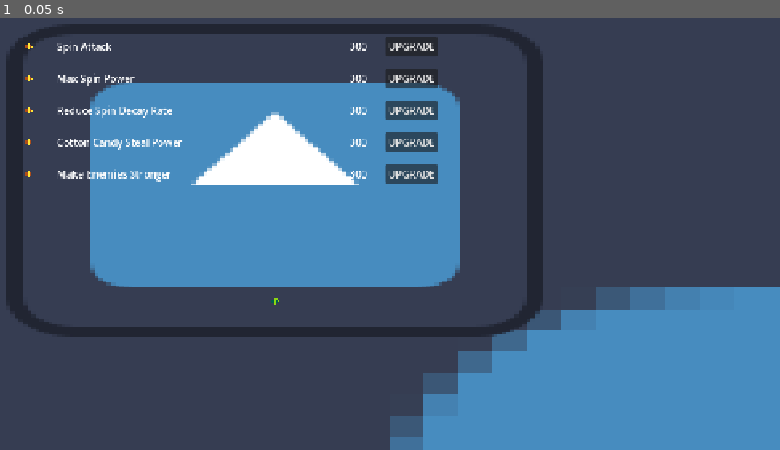
Above: before the commit, frame 1.
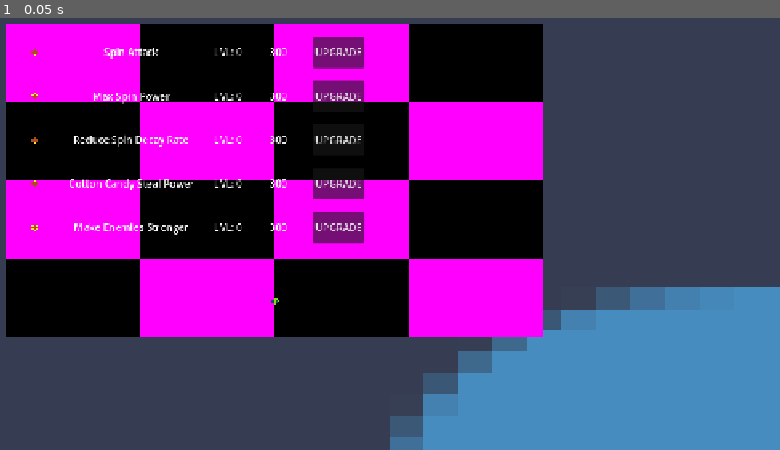
Above: after the commit, the same moment.

Repository: We-ALL-Play-Warthunder-Not-Just-Me/verySeriousSpinningCottonCandyGame
Game: Godot game, scene res://UI/UpgradeScreen.tscn
Two runs of this game, one before a commit and one after it. Both use one fixed random seed, a clock stepped at 60 frames per second and the inputs below. This scene is started directly instead of the project's main scene. The engine's default icon, where the game draws it, is replaced by a stand-in: a white triangle on a blue panel in a dark square.
Inputs:
- Up to frame 1 (0.05 s): no input

The runs differ from the first frame. In frame 1, 50% of the frame differs, in the area x 0-70%, y 1-74%.
Error before the commit: Invalid assignment of property or key 'disabled' with value of type 'bool' on a base object of type 'Nil'. (res://UI/upgrade_screen.gd:79)
Error after the commit: Invalid assignment of property or key 'disabled' with value of type 'bool' on a base object of type 'Nil'. (res://UI/upgrade_screen.gd:117)

Commit message:
clicking the buttons upgrades the stat

Diff:
--- a/UI/UpgradeScreen.tscn
+++ b/UI/UpgradeScreen.tscn
@@ -8,6 +8,8 @@
 [ext_resource type="Texture2D" uid="uid://dv6lfvem7h33e" path="res://Assets/Images/Very Serious Arrows1.png" id="3_slflh"]
 
 [sub_resource type="StyleBoxEmpty" id="StyleBoxEmpty_txwkd"]
+
+[sub_resource type="PlaceholderTexture2D" id="PlaceholderTexture2D_s4qug"]
 
 [node name="UpgradeScreen" type="Control" unique_id=2092567952]
 layout_mode = 3
@@ -41,7 +43,7 @@
 
 [node name="TextureRect" type="TextureRect" parent="backgroundthing/PanelContainer" unique_id=76969721]
 layout_mode = 2
-texture = ExtResource("1_slflh")
+texture = SubResource("PlaceholderTexture2D_s4qug")
 
 [node name="MarginContainer" type="MarginContainer" parent="backgroundthing/PanelContainer" unique_id=1124928967]
 layout_mode = 2
@@ -65,13 +67,28 @@
 stretch_mode = 3
 
 [node name="UpgradeName" type="Label" parent="backgroundthing/PanelContainer/MarginContainer/VBoxContainer/Spin Attack" unique_id=187829180]
-layout_mode = 2
-size_flags_horizontal = 2
+custom_minimum_size = Vector2(200, 50)
+custom_maximum_size = Vector2(200, 50)
+layout_mode = 2
+size_flags_horizontal = 0
 text = "Spin Attack"
+horizontal_alignment = 1
+vertical_alignment = 1
+
+[node name="Level" type="Label" parent="backgroundthing/PanelContainer/MarginContainer/VBoxContainer/Spin Attack" unique_id=812321590]
+custom_minimum_size = Vector2(50, 50)
+custom_maximum_size = Vector2(50, 50)
+layout_mode = 2
+size_flags_horizontal = 0
+text = "LVL: 0"
+horizontal_alignment = 1
+vertical_alignment = 1
 
 [node name="Cost" type="Label" parent="backgroundthing/PanelContainer/MarginContainer/VBoxContainer/Spin Attack" unique_id=210459808]
-layout_mode = 2
-size_flags_horizontal = 10
+custom_minimum_size = Vector2(50, 50)
+custom_maximum_size = Vector2(50, 50)
+layout_mode = 2
+size_flags_horizontal = 8
 text = "300"
 horizontal_alignment = 1
 vertical_alignment = 1
@@ -92,13 +109,28 @@
 stretch_mode = 3
 
 [node name="UpgradeName" type="Label" parent="backgroundthing/PanelContainer/MarginContainer/VBoxContainer/Max Spin Power" unique_id=300482865]
-layout_mode = 2
-size_flags_horizontal = 2
+custom_minimum_size = Vector2(200, 50)
+custom_maximum_size = Vector2(200, 50)
+layout_mode = 2
+size_flags_horizontal = 0
 text = "Max Spin Power"
+horizontal_alignment = 1
+vertical_alignment = 1
+
+[node name="Level" type="Label" parent="backgroundthing/PanelContainer/MarginContainer/VBoxContainer/Max Spin Power" unique_id=1231963509]
+custom_minimum_size = Vector2(50, 50)
+custom_maximum_size = Vector2(50, 50)
+layout_mode = 2
+size_flags_horizontal = 0
+text = "LVL: 0"
+horizontal_alignment = 1
+vertical_alignment = 1
 
 [node name="Cost" type="Label" parent="backgroundthing/PanelContainer/MarginContainer/VBoxContainer/Max Spin Power" unique_id=1424641796]
-layout_mode = 2
-size_flags_horizontal = 10
+custom_minimum_size = Vector2(50, 50)
+custom_maximum_size = Vector2(50, 50)
+layout_mode = 2
+size_flags_horizontal = 8
 text = "300"
 horizontal_alignment = 1
 vertical_alignment = 1
@@ -119,13 +151,28 @@
 stretch_mode = 3
 
 [node name="UpgradeName" type="Label" parent="backgroundthing/PanelContainer/MarginContainer/VBoxContainer/Reduce Spin Decay" unique_id=677693091]
+custom_minimum_size = Vector2(200, 50)
+custom_maximum_size = Vector2(200, 50)
 layout_mode = 2
 size_flags_horizontal = 2
 text = "Reduce Spin Decay Rate"
+horizontal_alignment = 1
+vertical_alignment = 1
+
+[node name="Level" type="Label" parent="backgroundthing/PanelContainer/MarginContainer/VBoxContainer/Reduce Spin Decay" unique_id=1801685744]
+custom_minimum_size = Vector2(50, 50)
+custom_maximum_size = Vector2(50, 50)
+layout_mode = 2
+size_flags_horizontal = 0
+text = "LVL: 0"
+horizontal_alignment = 1
+vertical_alignment = 1
 
 [node name="Cost" type="Label" parent="backgroundthing/PanelContainer/MarginContainer/VBoxContainer/Reduce Spin Decay" unique_id=220095722]
-layout_mode = 2
-size_flags_horizontal = 10
+custom_minimum_size = Vector2(50, 50)
+custom_maximum_size = Vector2(50, 50)
+layout_mode = 2
+size_flags_horizontal = 0
 text = "300"
 horizontal_alignment = 1
 vertical_alignment = 1
@@ -146,13 +193,28 @@
 stretch_mode = 3
 
 [node name="UpgradeName" type="Label" parent="backgroundthing/PanelContainer/MarginContainer/VBoxContainer/Cotton Candy Steal" unique_id=1647862426]
+custom_minimum_size = Vector2(200, 50)
+custom_maximum_size = Vector2(200, 50)
 layout_mode = 2
 size_flags_horizontal = 2
 text = "Cotton Candy Steal Power"
+horizontal_alignment = 1
+vertical_alignment = 1
+
+[node name="Level" type="Label" parent="backgroundthing/PanelContainer/MarginContainer/VBoxContainer/Cotton Candy Steal" unique_id=491743265]
+custom_minimum_size = Vector2(50, 50)
+custom_maximum_size = Vector2(50, 50)
+layout_mode = 2
+size_flags_horizontal = 0
+text = "LVL: 0"
+horizontal_alignment = 1
+vertical_alignment = 1
 
 [node name="Cost" type="Label" parent="backgroundthing/PanelContainer/MarginContainer/VBoxContainer/Cotton Candy Steal" unique_id=1964142979]
-layout_mode = 2
-size_flags_horizontal = 10
+custom_minimum_size = Vector2(50, 50)
+custom_maximum_size = Vector2(50, 50)
+layout_mode = 2
+size_flags_horizontal = 0
 text = "300"
 horizontal_alignment = 1
 vertical_alignment = 1
@@ -173,13 +235,28 @@
 stretch_mode = 3
 
 [node name="UpgradeName" type="Label" parent="backgroundthing/PanelContainer/MarginContainer/VBoxContainer/Stronger Enemies" unique_id=238134311]
+custom_minimum_size = Vector2(200, 50)
+custom_maximum_size = Vector2(200, 50)
 layout_mode = 2
 size_flags_horizontal = 2
 text = "Make Enemies Stronger"
+horizontal_alignment = 1
+vertical_alignment = 1
+
+[node name="Level" type="Label" parent="backgroundthing/PanelContainer/MarginContainer/VBoxContainer/Stronger Enemies" unique_id=978494286]
+custom_minimum_size = Vector2(50, 50)
+custom_maximum_size = Vector2(50, 50)
+layout_mode = 2
+size_flags_horizontal = 0
+text = "LVL: 0"
+horizontal_alignment = 1
+vertical_alignment = 1
 
 [node name="Cost" type="Label" parent="backgroundthing/PanelContainer/MarginContainer/VBoxContainer/Stronger Enemies" unique_id=1849835144]
-layout_mode = 2
-size_flags_horizontal = 10
+custom_minimum_size = Vector2(50, 50)
+custom_maximum_size = Vector2(50, 50)
+layout_mode = 2
+size_flags_horizontal = 0
 text = "300"
 horizontal_alignment = 1
 vertical_alignment = 1
--- a/UI/upgrade_screen.gd
+++ b/UI/upgrade_screen.gd
@@ -13,13 +13,20 @@
 @onready var CottonCandyStealcost: Label = $"backgroundthing/PanelContainer/MarginContainer/VBoxContainer/Cotton Candy Steal/Cost"
 @onready var StrongerEnemiescost: Label = $"backgroundthing/PanelContainer/MarginContainer/VBoxContainer/Stronger Enemies/Cost"
 
+@onready var levelSpinAttack: Label = $"backgroundthing/PanelContainer/MarginContainer/VBoxContainer/Spin Attack/Level"
+@onready var levelMaxSpinPower: Label = $"backgroundthing/PanelContainer/MarginContainer/VBoxContainer/Max Spin Power/Level"
+@onready var levelReduceSpinDecay: Label = $"backgroundthing/PanelContainer/MarginContainer/VBoxContainer/Reduce Spin Decay/Level"
+@onready var levelCottonCandySteal: Label = $"backgroundthing/PanelContainer/MarginContainer/VBoxContainer/Cotton Candy Steal/Level"
+@onready var levelStrongerEnemies: Label = $"backgroundthing/PanelContainer/MarginContainer/VBoxContainer/Stronger Enemies/Level"
+
 @onready var buttonSpinAttack: Button = $"backgroundthing/PanelContainer/MarginContainer/VBoxContainer/Spin Attack/Button"
 @onready var buttonMaxSpinPower: Button = $"backgroundthing/PanelContainer/MarginContainer/VBoxContainer/Max Spin Power/Button"
 @onready var buttonSpinDecay: Button = $"backgroundthing/PanelContainer/MarginContainer/VBoxContainer/Reduce Spin Decay/Button"
 @onready var buttonCottonCandySteal: Button = $"backgroundthing/PanelContainer/MarginContainer/VBoxContainer/Cotton Candy Steal/Button"
 @onready var buttonStrongerEnemies: Button = $"backgroundthing/PanelContainer/MarginContainer/VBoxContainer/Stronger Enemies/Button"
 
-var labelArray: Array[Label] = [SpinAttackcost, MaxSpincost, SpinDecaycost, CottonCandyStealcost, StrongerEnemiescost]
+var costLabelArray: Array[Label] = [SpinAttackcost, MaxSpincost, SpinDecaycost, CottonCandyStealcost, StrongerEnemiescost]
+var levelLabelArray : Array[Label] = [levelSpinAttack, levelMaxSpinPower, levelReduceSpinDecay, levelCottonCandySteal, levelStrongerEnemies]
 var basecostArray: Array[int] = [spinAttackBaseCost, maxSpinBaseCost, spinDecayBaseCost, cottonCandyStealBaseCost, strongerEnemiesBaseCost]
 var buttonArray: Array[Button] = [buttonSpinAttack, buttonMaxSpinPower, buttonSpinDecay, buttonCottonCandySteal, buttonStrongerEnemies]
 var maxLevelArray : Array[int] = [spinAttackMaxLevel, spinBaseMaxLevel, spinDecayMaxLevel, cottonCandyStealMaxLevel, strongerEnemiesMaxLevel]
@@ -33,12 +40,19 @@
 	for index: int in range(5):
 		disableButtonsWhenMaxLevel(buttonArray[index], matchIndexToUpgrade(index), maxLevelArray[index])
 		var tempcost: int = basecostArray[index] * (1 + matchIndexToUpgrade(index))
-		updateCostLabels(labelArray[index], tempcost)
+		updateCostLabels(costLabelArray[index], tempcost)
+		updateLevelLabels(levelLabelArray[index], matchIndexToUpgrade(index))
 
 var spinAttackBaseCost: int = 100
 var spinAttackMaxLevel: int = 3
 func buySpinAttack() -> void:
 	var cost: int
+	cost = spinAttackBaseCost * (1 + upgrades.SpinAttack)
+	if cottonCandy.cottonCandyBank >= cost:
+		upgrades.upgradeStat(upgrades.SpinAttack)
+		cottonCandy.removeCottonCandy(cost)
+	else:
+		print("Too Expensive")
 	cost = spinAttackBaseCost * (1 + upgrades.SpinAttack)
 	updateCostLabels(SpinAttackcost, cost)
 	disableButtonsWhenMaxLevel(buttonSpinAttack, upgrades.SpinAttack, spinAttackMaxLevel)
@@ -48,6 +62,12 @@
 func buyMaxSpin() -> void:
 	var cost: int
 	cost = maxSpinBaseCost * (1 + upgrades.MaxSpinPower)
+	if cottonCandy.cottonCandyBank >= cost:
+		upgrades.upgradeStat(upgrades.MaxSpinPower)
+		cottonCandy.removeCottonCandy(cost)
+	else:
+		print("Too Expensive")
+	cost = spinAttackBaseCost * (1 + upgrades.MaxSpinPower)
 	updateCostLabels(MaxSpincost, cost)
 	disableButtonsWhenMaxLevel(buttonMaxSpinPower, upgrades.MaxSpinPower, spinBaseMaxLevel)
 
@@ -56,6 +76,12 @@
 func buySpinDecay() -> void:
 	var cost: int
 	cost = spinDecayBaseCost * (1 + upgrades.ReduceSpinDecayRate)
+	if cottonCandy.cottonCandyBank >= cost:
+		upgrades.upgradeStat(upgrades.ReduceSpinDecayRate)
+		cottonCandy.removeCottonCandy(cost)
+	else:
+		print("Too Expensive")
+	cost = spinAttackBaseCost * (1 + upgrades.ReduceSpinDecayRate)
 	updateCostLabels(SpinDecaycost, cost)
 	disableButtonsWhenMaxLevel(buttonSpinDecay, upgrades.ReduceSpinDecayRate, spinDecayMaxLevel)
 
@@ -64,6 +90,12 @@
 func buyCottonCandySteal() -> void:
 	var cost: int
 	cost = cottonCandyStealBaseCost * (1 + upgrades.CottonCandyStealPower)
+	if cottonCandy.cottonCandyBank >= cost:
+		upgrades.upgradeStat(upgrades.CottonCandyStealPower)
+		cottonCandy.removeCottonCandy(cost)
+	else:
+		print("Too Expensive")
+	cost = spinAttackBaseCost * (1 + upgrades.CottonCandyStealPower)
 	updateCostLabels(CottonCandyStealcost, cost)
 	disableButtonsWhenMaxLevel(buttonCottonCandySteal, upgrades.CottonCandyStealPower, cottonCandyStealMaxLevel)
 
@@ -72,6 +104,12 @@
 func buyStrongerEnemies() -> void:
 	var cost: int
 	cost = strongerEnemiesBaseCost * (1 + upgrades.StrongerEnemies)
+	if cottonCandy.cottonCandyBank >= cost:
+		upgrades.upgradeStat(upgrades.StrongerEnemies)
+		cottonCandy.removeCottonCandy(cost)
+	else:
+		print("Too Expensive")
+	cost = spinAttackBaseCost * (1 + upgrades.StrongerEnemies)
 	updateCostLabels(StrongerEnemiescost, cost)
 	disableButtonsWhenMaxLevel(buttonStrongerEnemies, upgrades.StrongerEnemies, strongerEnemiesMaxLevel)
 
@@ -84,6 +122,9 @@
 
 func updateCostLabels(label: Label, cost: int) -> void:
 	label.text = str(cost)
+
+func updateLevelLabels(label: Label, level: int) -> void:
+	label.text = "LVL: " + str(level)
 
 func matchIndexToUpgrade(index:int) -> int:
 	match index:
